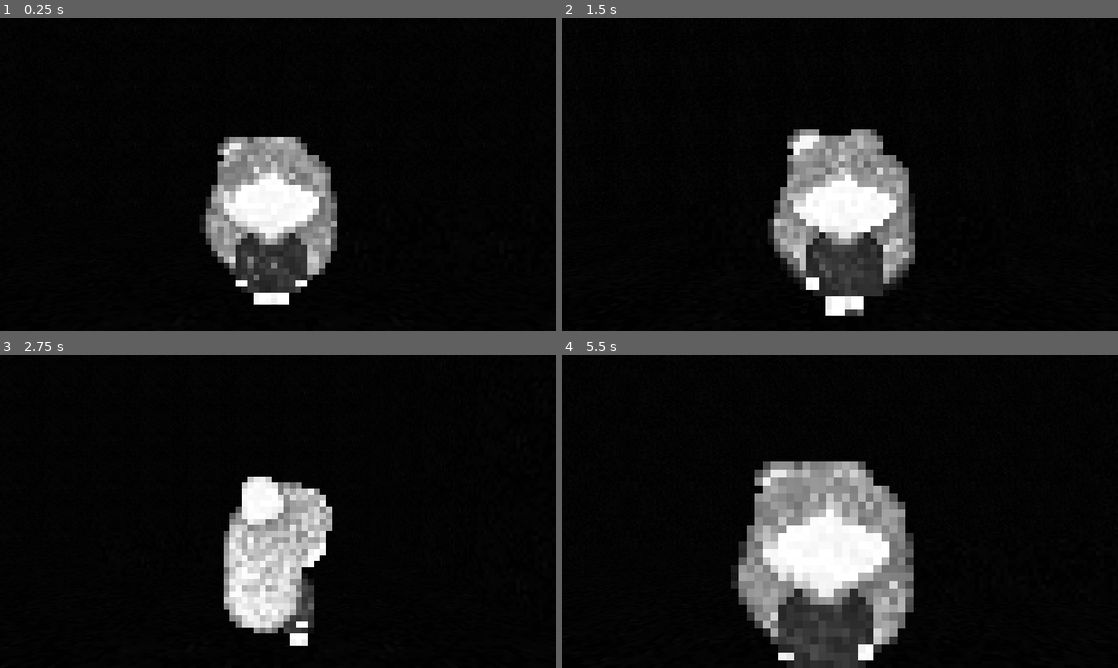
Above: before the commit, frames 1-4 (two rows, left to right).
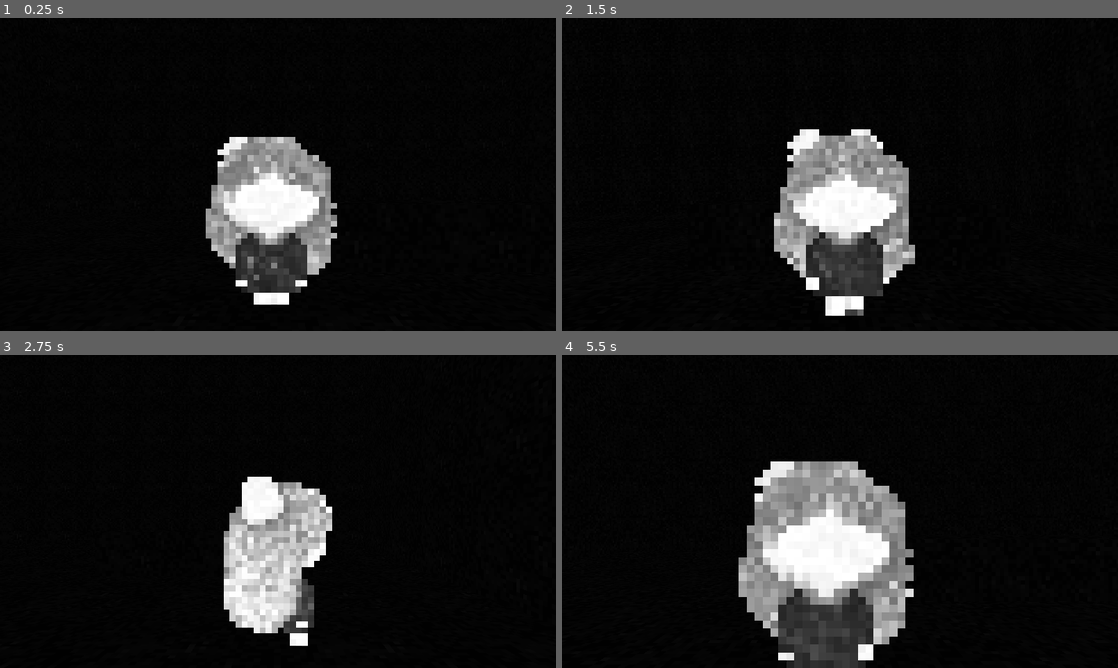
Above: after the commit, the same moments.

Repository: rybb13/LSDJAM-2023
Game: Godot game, scene res://Module/Scenes/Scene-1.tscn
Two runs of this game, one before a commit and one after it. Both use one fixed random seed, a clock stepped at 60 frames per second and the inputs below.
Inputs:
- Up to frame 1 (0.25 s): no input
- Up to frame 2 (1.5 s): hold Right (Right) 0.53-1.28 s; hold Down (Down) from 1.28 s (still down)
- Up to frame 3 (2.75 s): release Down (Down) at 2.03 s; hold Right (Right) from 2.03 s (still down)
- Up to frame 4 (5.5 s): release Right (Right) at 2.78 s; hold Up (Up) 2.78-3.53 s; hold Left (Left) 3.53-5.03 s; hold Down (Down) from 5.03 s (still down)

The runs differ from the first frame. In frame 1, 1.0% of the frame differs, in the area x 35-61%, y 38-84%; in frame 2, 1.4%; in frame 3, 0.6%; in frame 4, 1.6%, in the area x 30-64%, y 34-96%.

Commit message:
feat: add basic pixelization

Diff:
--- /dev/null
+++ b/Godot/Module/Materials/Pixelation.tres
@@ -0,0 +1,8 @@
+[gd_resource type="ShaderMaterial" load_steps=2 format=3 uid="uid://cpe3hk1jg8261"]
+
+[ext_resource type="Shader" path="res://Module/Shaders/Pixelation.gdshader" id="1_7fpk2"]
+
+[resource]
+render_priority = 127
+shader = ExtResource("1_7fpk2")
+shader_parameter/pixel_size = 4
--- a/Godot/Module/Modules/Environment/Materials/Environment.tres
+++ b/Godot/Module/Modules/Environment/Materials/Environment.tres
@@ -6,6 +6,7 @@
 [resource]
 render_priority = 0
 shader = ExtResource("1_dc5f4")
+shader_parameter/scale = Vector2(1, 1)
 shader_parameter/frames = 8
 shader_parameter/speed = 1.2
 shader_parameter/size = 26.0
--- a/Godot/Module/Modules/Environment/Shaders/Environment.gdshader
+++ b/Godot/Module/Modules/Environment/Shaders/Environment.gdshader
@@ -2,6 +2,7 @@
 render_mode unshaded;
 
 uniform sampler2D sprite_sheet: filter_nearest, source_color;
+uniform vec2 scale = vec2(1.0);
 uniform uint frames = 8;
 uniform float speed = 1.0;
 uniform float size = 10.0;
@@ -10,7 +11,7 @@
 uniform float contrast: hint_range(0.0, 1.0) = 1.0;
 
 vec2 sprite_anim(vec2 uv, float anim_speed, uint anim_frames) {
-	return fract(uv * float(anim_frames)) / vec2(float(anim_frames), 1.0) + vec2(floor(fract(TIME * anim_speed) * float(anim_frames)) / float(anim_frames), 0.0);
+	return fract(uv * scale * float(anim_frames)) / vec2(float(anim_frames), 1.0) + vec2(floor(fract(TIME * anim_speed) * float(anim_frames)) / float(anim_frames), 0.0);
 }
 
 void fragment() {
--- a/Godot/Module/Modules/Player/Scenes/Player.tscn
+++ b/Godot/Module/Modules/Player/Scenes/Player.tscn
@@ -1,10 +1,16 @@
-[gd_scene load_steps=6 format=3 uid="uid://cx3penl4n6k7m"]
+[gd_scene load_steps=8 format=3 uid="uid://cx3penl4n6k7m"]
 
 [ext_resource type="Script" path="res://Module/Modules/Player/Scripts/Player.gd" id="1_1x0dp"]
 [ext_resource type="SpriteFrames" uid="uid://dboreqab0yixl" path="res://Module/Modules/Player/Animations/SpriteFrames.tres" id="1_m0lfa"]
 [ext_resource type="Shape3D" uid="uid://bc2jaqy5l160t" path="res://Module/Modules/Player/Shapes/PlayerCollision.tres" id="1_uwttx"]
 [ext_resource type="Script" path="res://Module/Modules/Player/Scripts/PlayerCamera.gd" id="4_imxds"]
-[ext_resource type="AudioStream" uid="uid://dhxio011rx5m5" path="res://Module/Modules/Player/Sounds/Footstep-1.wav" id="5_ddbqo"]
+[ext_resource type="Material" uid="uid://cpe3hk1jg8261" path="res://Module/Materials/Pixelation.tres" id="5_v7l5s"]
+
+[sub_resource type="AudioStreamWAV" id="AudioStreamWAV_lsufv"]
+
+[sub_resource type="QuadMesh" id="QuadMesh_v7p6u"]
+material = ExtResource("5_v7l5s")
+size = Vector2(2, 2)
 
 [node name="Player" type="Node3D"]
 
@@ -18,6 +24,8 @@
 [node name="PlayerAnimSprite" type="AnimatedSprite3D" parent="PlayerCharacterBody"]
 offset = Vector2(0, 16)
 pixel_size = 0.1
+double_sided = false
+alpha_cut = 1
 texture_filter = 0
 sprite_frames = ExtResource("1_m0lfa")
 animation = &"WalkDown"
@@ -25,12 +33,19 @@
 
 [node name="PlayerFootstepAudio" type="AudioStreamPlayer3D" parent="PlayerCharacterBody"]
 transform = Transform3D(1, 0, 0, 0, 1, 0, 0, 0, 1, 0, 0.476522, 0.262933)
-stream = ExtResource("5_ddbqo")
+stream = SubResource("AudioStreamWAV_lsufv")
 
 [node name="PlayerCamera" type="Camera3D" parent="."]
 transform = Transform3D(1, 0, 0, 0, 1, 0, 0, 0, 1, 0, 2.125, 5)
 fov = 54.0
 script = ExtResource("4_imxds")
 
+[node name="PostProcessScreen" type="MeshInstance3D" parent="PlayerCamera"]
+transform = Transform3D(1, 0, 0, 0, 1, 0, 0, 0, 1, -0.024977, -0.104546, -0.193997)
+visible = false
+cast_shadow = 0
+ignore_occlusion_culling = true
+mesh = SubResource("QuadMesh_v7p6u")
+
 [node name="PlayerListener" type="AudioListener3D" parent="PlayerCamera"]
 current = true
--- /dev/null
+++ b/Godot/Module/Shaders/Pixelation.gdshader
@@ -0,0 +1,15 @@
+shader_type spatial;
+render_mode unshaded;
+
+uniform sampler2D screen: hint_screen_texture;
+uniform int pixel_size = 2;
+
+void fragment() {
+	float x = float(int(FRAGCOORD.x) % pixel_size);
+	float y = float(int(FRAGCOORD.y) % pixel_size);
+
+	x = FRAGCOORD.x + floor(float(pixel_size) / 2.0) - x;
+	y = FRAGCOORD.y + floor(float(pixel_size) / 2.0) - y;
+
+	ALBEDO = texture(screen, vec2(x, y) / VIEWPORT_SIZE).rgb;
+}
